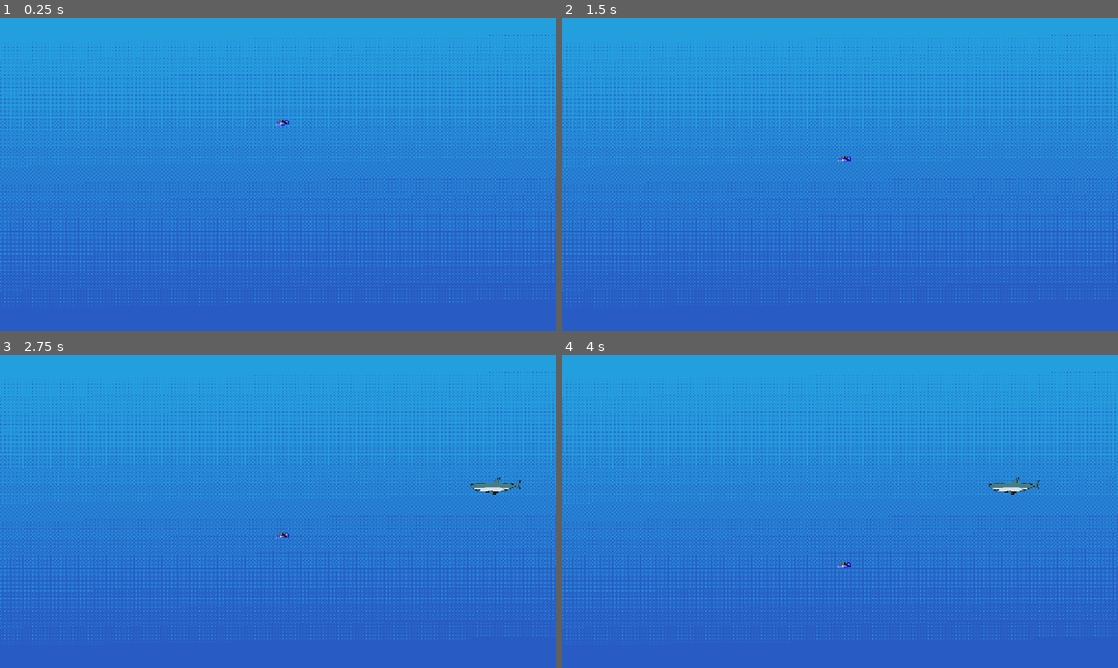
Above: before the commit, frames 1-4 (two rows, left to right).
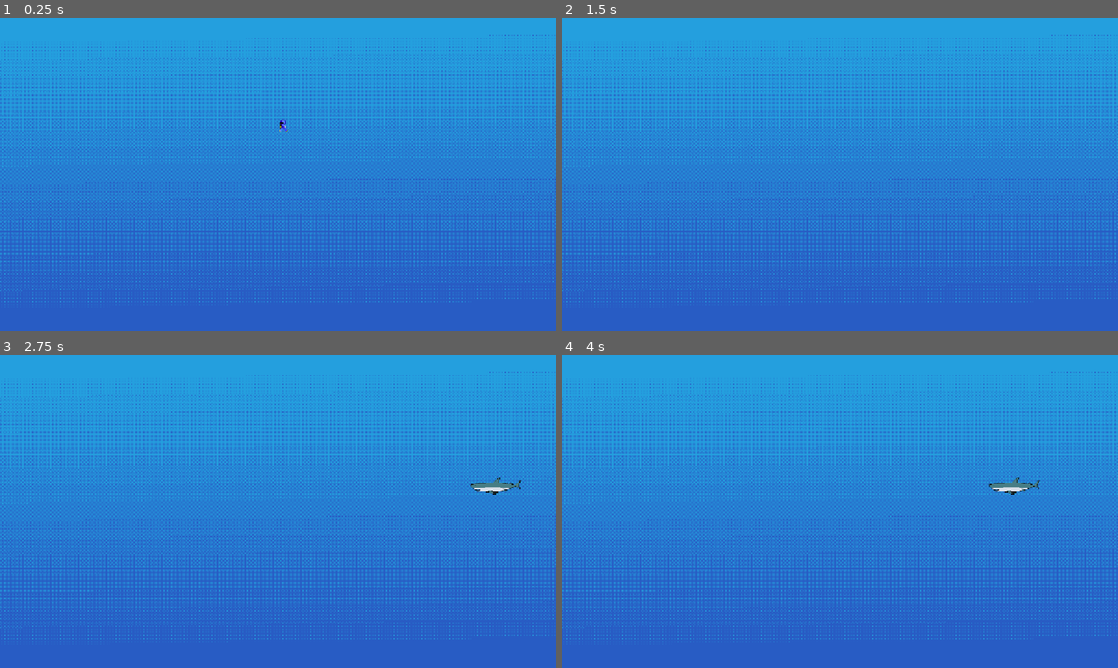
Above: after the commit, the same moments.

Repository: raysilent7/coral-quest
Game: Godot game, scene res://minigames/fishingLinesGame.tscn
Two runs of this game, one before a commit and one after it. Both use one fixed random seed, a clock stepped at 60 frames per second and the inputs below. This scene is started directly instead of the project's main scene.
Inputs:
- Up to frame 1 (0.25 s): no input
- Up to frame 2 (1.5 s): hold D (moveRight) from 0.53 s (still down); tap E (interact) at 0.6, 1.35 s; tap Space (jump) at 0.77 s
- Up to frame 3 (2.75 s): tap Space (jump) at 1.52 s; release D (moveRight) at 2.03 s; hold A (moveLeft) from 2.03 s (still down); tap E (interact) at 2.1 s
- Up to frame 4 (4 s): release A (moveLeft) at 2.78 s; hold D (moveRight) from 2.78 s (still down); tap E (interact) at 2.85, 3.6 s; tap Space (jump) at 3.02, 3.77 s

The runs differ from the first frame. In frame 1, less than 0.1% of the frame differs, in the area x 49-52%, y 32-37%; in frame 2, less than 0.1%; in frame 3, less than 0.1%; in frame 4, less than 0.1%.

Commit message:
adiçao de um popup ao final do segundo minigame

Diff:
--- a/scripts/fishingLinesGame.gd
+++ b/scripts/fishingLinesGame.gd
@@ -22,7 +22,7 @@
 	if GameState.bonusSpeed > 0:
 		GameState.bonusSpeed -= delta * 5
 
-	if GameState.points >= 1:
+	if GameState.points >= 30:
 		GameState.beatSecondPuzzle = true
 		GameState.isInFishingLinesGame = false
 		endGame()
--- a/scripts/gameState.gd
+++ b/scripts/gameState.gd
@@ -5,7 +5,7 @@
 var lastShrineId: String = ""
 var fromPortal: bool = true
 var isInWater: bool = false
-var isInFishingLinesGame: bool = true
+var isInFishingLinesGame: bool = false
 var points: int = 0
 var bonusSpeed: float = 0.0
 
